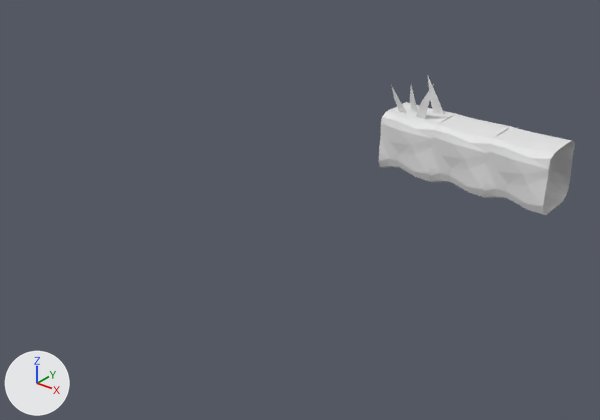
Renders of the Blender file Global Game Jam 2016/Assets/Models/StaticItems.blend from each side of a commit.
Rendered twice from a 50 mm lens placed at (13.5, -23.5, 10.4), pointed at (-6.0, 0.9, -4.8). The axes (+X, +Y, +Z) are drawn at lower left. The lights are the same throughout. The same objects are shown in both versions, whatever each file hides.

Names of what the first picture shows: 'Cube', 'Spikes'.
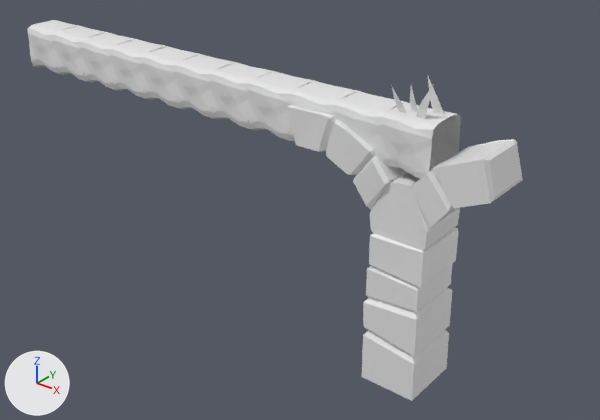
The change, as a diff of the scene's bpy script:
```diff
--- a/Global Game Jam 2016/Assets/Models/StaticItems.blend.py
+++ b/Global Game Jam 2016/Assets/Models/StaticItems.blend.py
@@ me_arch @@
+me_arch.from_pydata(...)  # 175 vertices, 177 faces; spans x -4.95..3.4, y -1.31..1.34, z -9.74..0.56
@@ ob_cube @@
 _m = ob_cube.modifiers.new('Array', 'ARRAY')
-_m.count = 3
+_m.count = 11
 _m.constant_offset_displace = (0.0, 0.0, 0.0)
+_m.relative_offset_displace = (-1.0, 0.0, 0.0)
@@ ob_arch @@
+ob_arch = bpy.data.objects.new('Arch', me_arch)
+ob_arch.location = (0.0, 0.0, 0.0)
```

Boxes (x1, y1, x2, y2) around the edits, measured in the pictures (600 x 420 px):
'Cube', modifiers changed (120% wider, 40% taller): before (379, 102, 575, 215); after (28, 20, 461, 179)
'Arch', added: after (287, 97, 523, 401)
